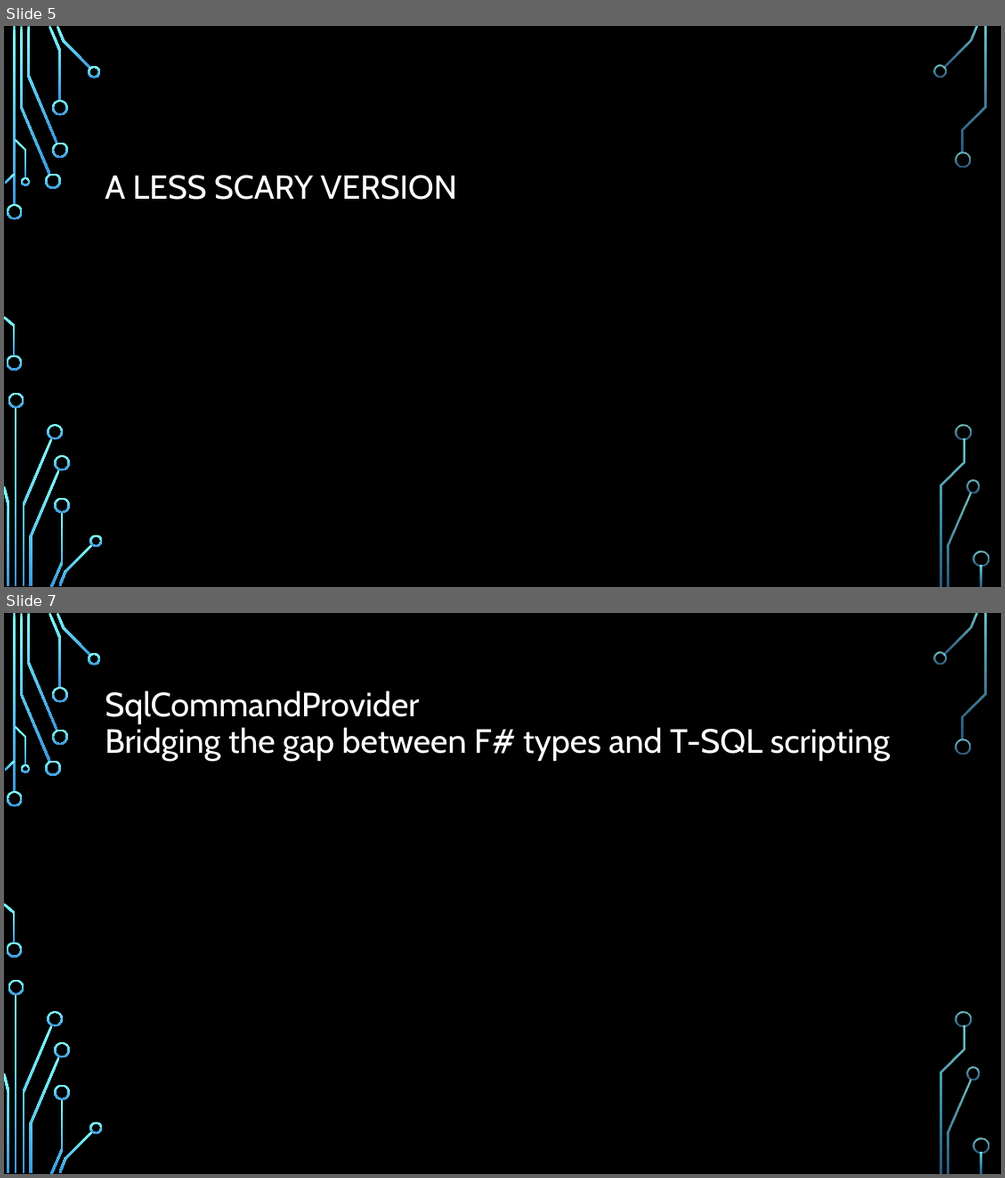
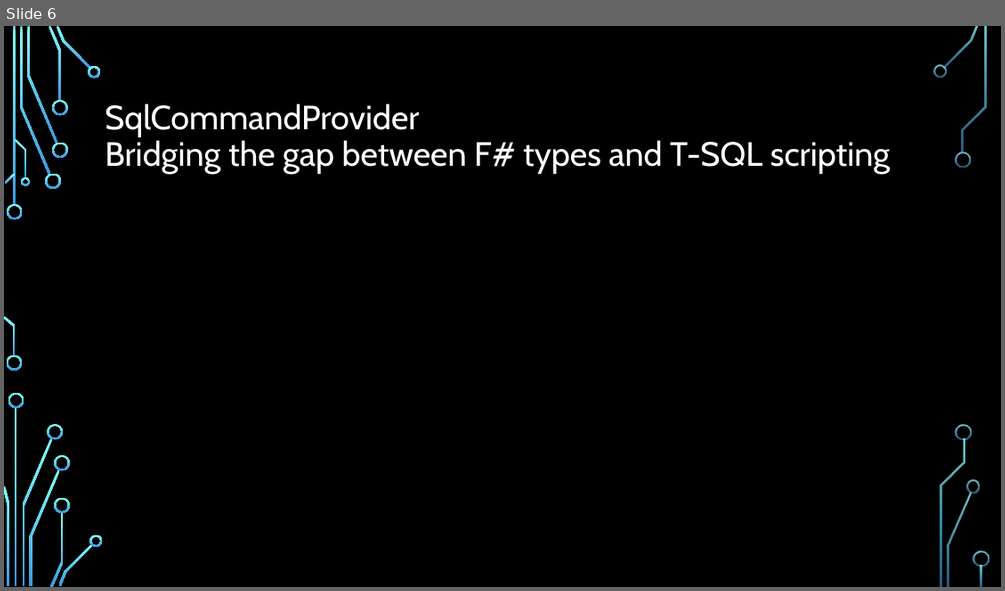
Before and after one commit to fsprojects/FSharp.Data.SqlClient, a slide deck: presentations/NYC F# UG. 2014-08-26.pptx. Shown one above the other, each under a label of ours: slides 5 and 7 before the commit, slide 6 after it; the slides between them are not shown. The pictures are 1005x1178 and 1005x591 pixels, drawn with LibreOffice and Linux fonts; fonts in the diff are those of the drawing; background and template pictures are left out. Boxes give left, top, right and bottom in pixels: in the first picture for what was removed or moved away, otherwise in the second. Text is boxed around its words. In the diff, an @@ line names an element or a change of style, - is before the commit and + after.

```diff
--- a/presentations/NYC F# UG. 2014-08-26.pptx
+++ b/presentations/NYC F# UG. 2014-08-26.pptx
@@ slide 5 removed at (4,26,1001,587), background picture (left out); not listed: 36 template elements that a slide beside it also shows @@
@@ title removed at (105,175,458,200) @@
-A LESS SCARY VERSION
@@ what was slide 7 is now slide 6 @@
```
Also in this commit, not shown: 2 slides added, 1 other slide removed.
